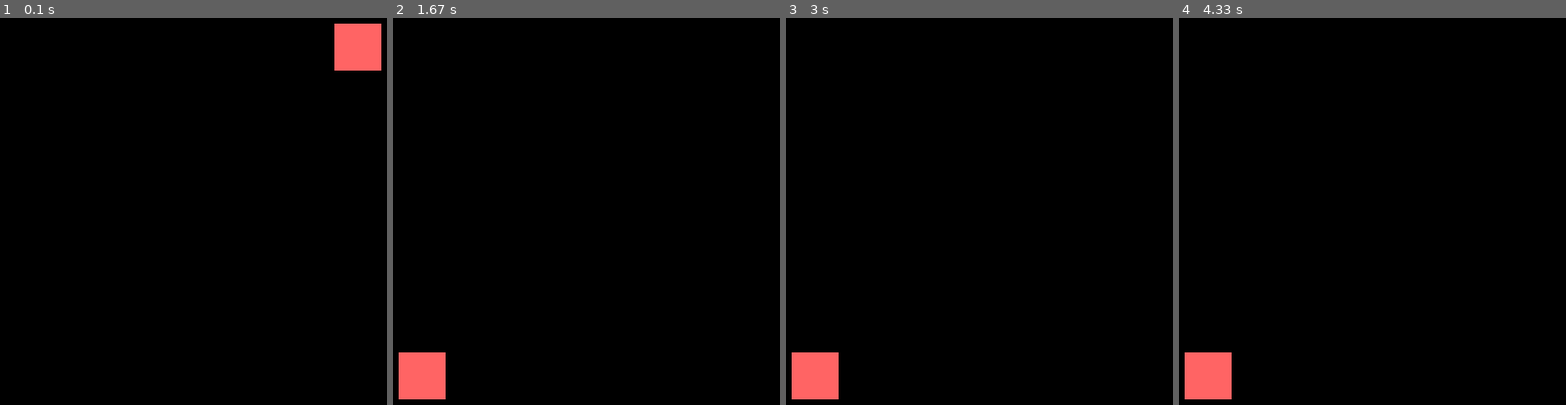
Above: before the commit, frames 1-4 (left to right).
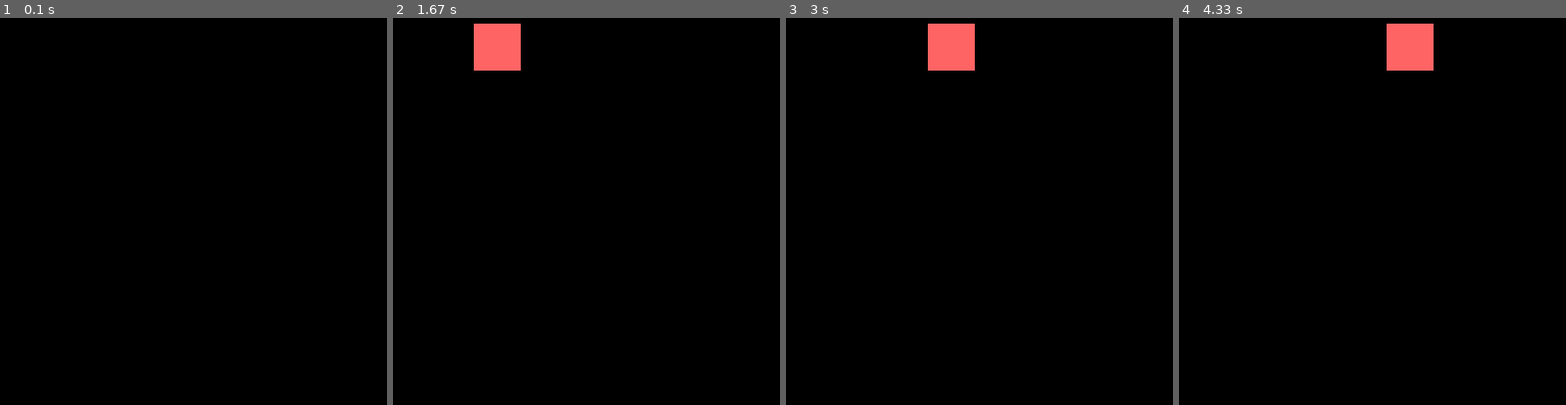
Above: after the commit, the same moments.

Repository: Ezs377/Programming-notes
Game: pygame game, started from Pygame/Pygame testing.py
Two runs of this game, one before a commit and one after it. Both use one fixed random seed, a clock stepped at 60 frames per second and the inputs below.
Inputs:
- Up to frame 1 (0.1 s): no input
- Up to frame 2 (1.67 s): no input
- Up to frame 3 (3 s): no input
- Up to frame 4 (4.33 s): no input

The runs differ from the first frame. In frame 1, 1.5% of the frame differs, in the area x 86-99%, y 1-14%; in frame 2, 2.9%, in the area x 1-34%, y 1-99%; in frame 3, 2.9%; in frame 4, 2.9%.

Commit message:
working on movement

Diff:
--- a/Pygame/Pygame testing.py
+++ b/Pygame/Pygame testing.py
@@ -9,16 +9,16 @@
 rect_color = (255, 100, 100)
 clock = pygame.time.Clock()
 screen.fill(color)
+counter = 0
 
 pointlist = [(100, 100), (450, 100), (450, 450), (100, 450)]
 
-x = 100
-y = 100
+x = pointlist [counter][0]
+y = pointlist [counter][1]
 
 coordinates = (x, y)
 size = (50, 50)
 
-counter = 0
 
 
 while loop == 1:
@@ -26,10 +26,19 @@
         if event.type == pygame.QUIT:
             loop = 0
 
-    coordinates = pointlist[counter]
-    counter += 1
-    if counter == 4:
-        counter = 0
+    # Grid lines
+    pygame.draw.lines(screen, (100, 255, 100), False, [(100, 0), (100, 600)], 1) # Left vertical
+    pygame.draw.lines(screen, (100, 255, 100), False, [(450, 0), (450, 600)], 1) # Right vertical
+    pygame.draw.lines(screen, (100, 255, 100), False, [(0, 100), (600, 100)], 1) # Upper horizontal
+    pygame.draw.lines(screen, (100, 255, 100), False, [(0, 450), (600, 450)], 1) # Lower horizontal
+
+    clock.tick(10)
+    if x != pointlist[counter+1][0]:
+        x += 5
+
+
+
+    coordinates = (x, y)
 
     screen.fill(color)
     pygame.draw.rect(screen, rect_color, (coordinates, size), 0)
